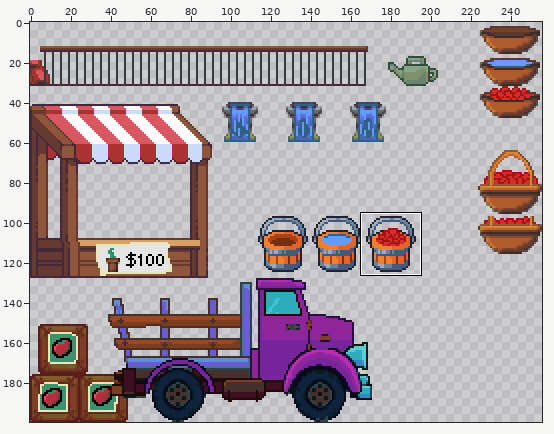
Edited in one commit: sprite sheet (bin/data/sprites.png). Above, an overview of the earlier version with the close-up marked.
Close-up. Old version:
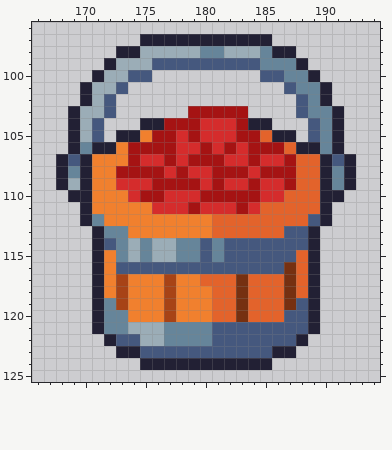
The file is 256x200 pixels. Colours within 5 levels of each other are drawn and written as one. Shown: x 166..194, y 96..125. The commit also changed other parts of the picture, which this record leaves out.
New version:
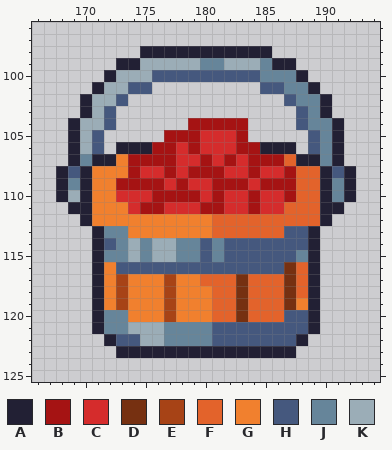
Palette (. is transparent): A #222034  B #a51313  C #d52c2c  D #763011  E #a74316  F #e3632b  G #f1802e  H #45587e  J #66859a  K #9badb7
Difference:
y 97: x 175..185 AAAAAAAAAAA -> ...........
y 98: x 173..187 AAKKKKKJJKKKJAA -> ..AAAAAAAAAAA..
y 99: x 172..174 AKK -> .AA; x 176..184 HHHHHHHHH -> KKKKJJKKK; x 186..188 JJA -> AA.
y 100: x 171..172 AK -> .A; x 174..186 HH.........HH -> KKHHHHHHHHHJJ; x 188..189 JA -> A.
y 101: x 170..171 AK -> .A; x 173..175 H.. -> KHH; x 185..187 ..H -> HHJ; x 189..190 JA -> A.
y 102: x 172..173 H. -> KH; x 187..188 .H -> HJ
y 103: x 169..170 AK -> .A; x 179..183 BBBBB -> .....; x 190..191 JA -> A.
y 104: x 171..172 H. -> KH; x 175..178 AABB -> ....; x 180..182 CCC -> BBB; x 184..185 AA -> ..; x 188..189 .H -> HJ
y 105: x 173..176 AAGB -> ....; x 178 C -> B; x 184..187 BFAA -> ....
y 106: x 170..175 JAAGBB -> KH.AAA; x 179..180 CB -> BC; x 182..183 BC -> CB; x 185..189 BBFAA -> AAA.H
y 107: x 168..172 AHAGG -> .AJAA; x 175..176 CC -> BB; x 179 B -> C; x 181..182 BC -> CB; x 185..192 CCBFFAHA -> BBFAAJA.
y 108: x 169 J -> H; x 173 B -> G; x 175..180 BBCBCC -> CCBCBB; x 182..186 BBCBB -> CCBCC; x 191 J -> H
y 109: x 169 K -> J; x 173..175 CCC -> BBB; x 177 B -> C; x 179 B -> C; x 182..186 CCBCC -> BBCBB
y 110: x 168..169 .A -> AK; x 173 G -> C; x 175 B -> C; x 177..180 CCCB -> BBBC; x 182..183 BB -> CC; x 187 F -> B; x 191..192 A. -> JA
y 111: x 169 . -> A; x 174..176 GGC -> CBB; x 179..181 BCC -> CBB; x 183..186 BCFF -> CBCC; x 191 . -> A
y 112: x 171 J -> G; x 189 H -> F
y 115: x 172 G -> J; x 188 F -> J
y 119: x 172 J -> G; x 188 H -> G
y 123: x 175..185 HHHHHHHHHHH -> AAAAAAAAAAA
y 124: x 175..185 AAAAAAAAAAA -> ...........
Boxes around the changes in both close-ups, in picture pixels (x1, y1, x2, y2):
changed: (56, 34, 356, 310)
changed: (140, 346, 272, 370)
